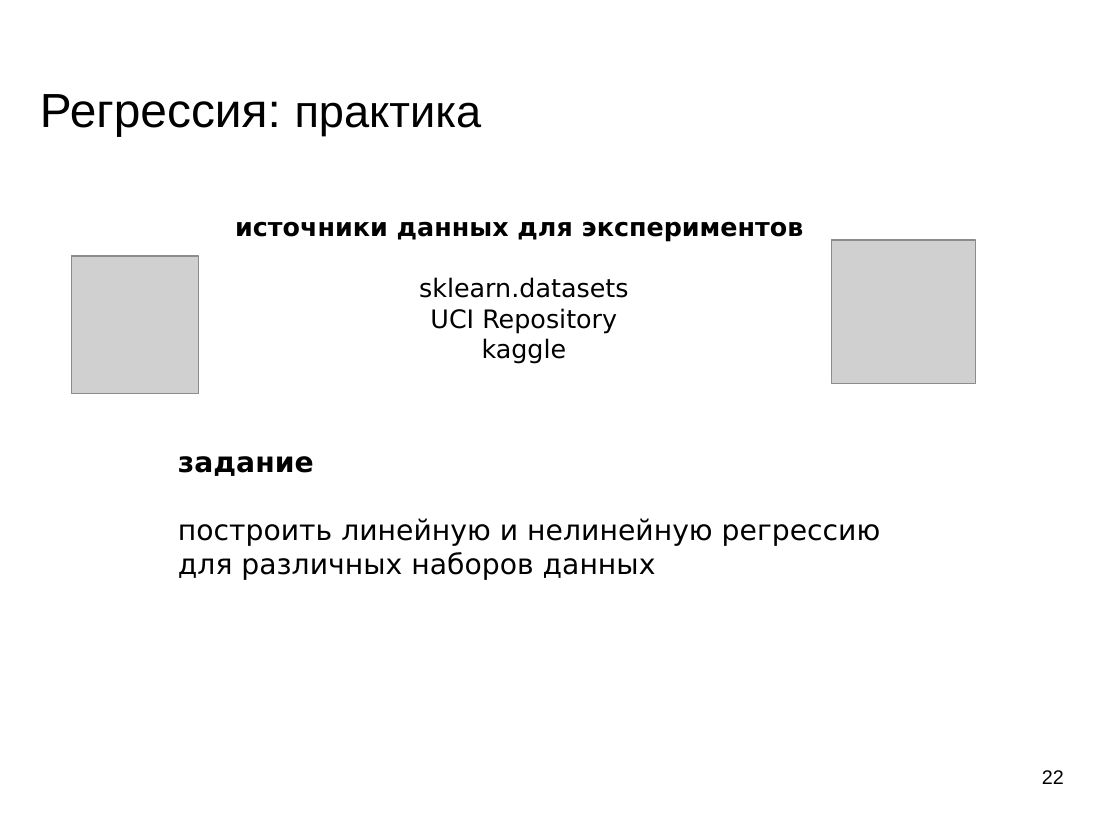
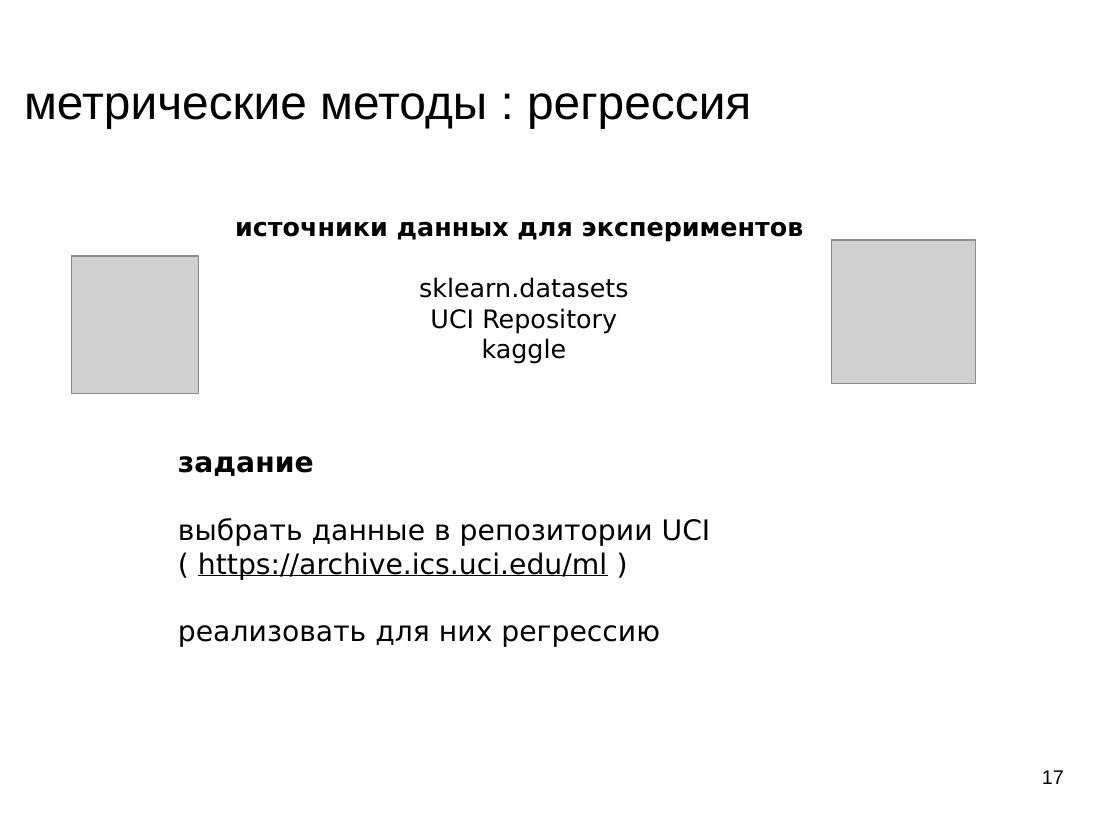
Before and after one commit to mechanoid5/ml_lectorium_legacy, a slide deck: slide 17 of 05-regression-metric.odp (slide 22 before the commit). Drawn at 1120x840 pixels with LibreOffice and Linux fonts; fonts in the diff are those of the drawing; grey boxes stand for pictures; background and template pictures are left out. Boxes give left, top, right and bottom in pixels: in the first picture for what was removed or moved away, otherwise in the second. Text is boxed around its words. In the diff, an @@ line names an element or a change of style, - is before the commit and + after.

```diff
--- a/05-regression-metric.odp
+++ b/05-regression-metric.odp
@@ title at [24,93,751,129]: text changed @@
-Регрессия: практика
+метрические методы : регрессия
@@ text removed at [178,456,881,580] @@
-задание
-построить линейную и нелинейную регрессию
-для различных наборов данных
@@ text added at [178,456,711,647], 20 pt, text #000000 @@
+задание
+выбрать данные в репозитории UCI
+( https://archive.ics.uci.edu/ml )
+реализовать для них регрессию
@@ page number at [1042,770,1064,784]: text changed @@
-22
+17
```
Also in this commit, not shown: 2 other slides changed, 13 slides added, 18 slides removed, 3 other files.
